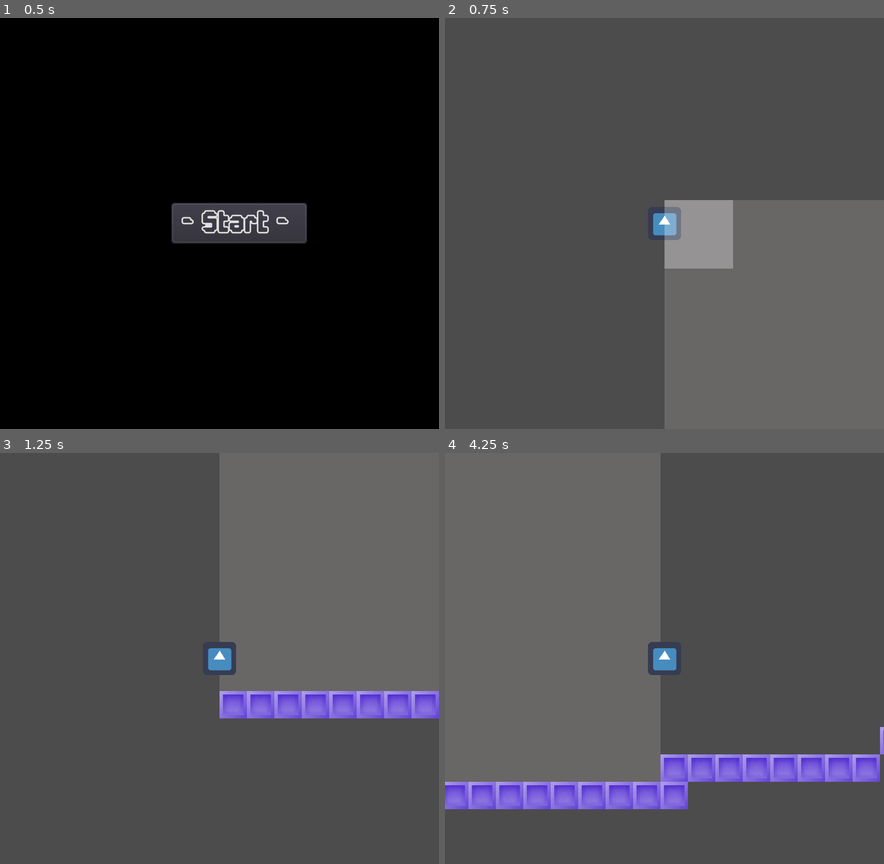
Above: before the commit, frames 1-4 (two rows, left to right).
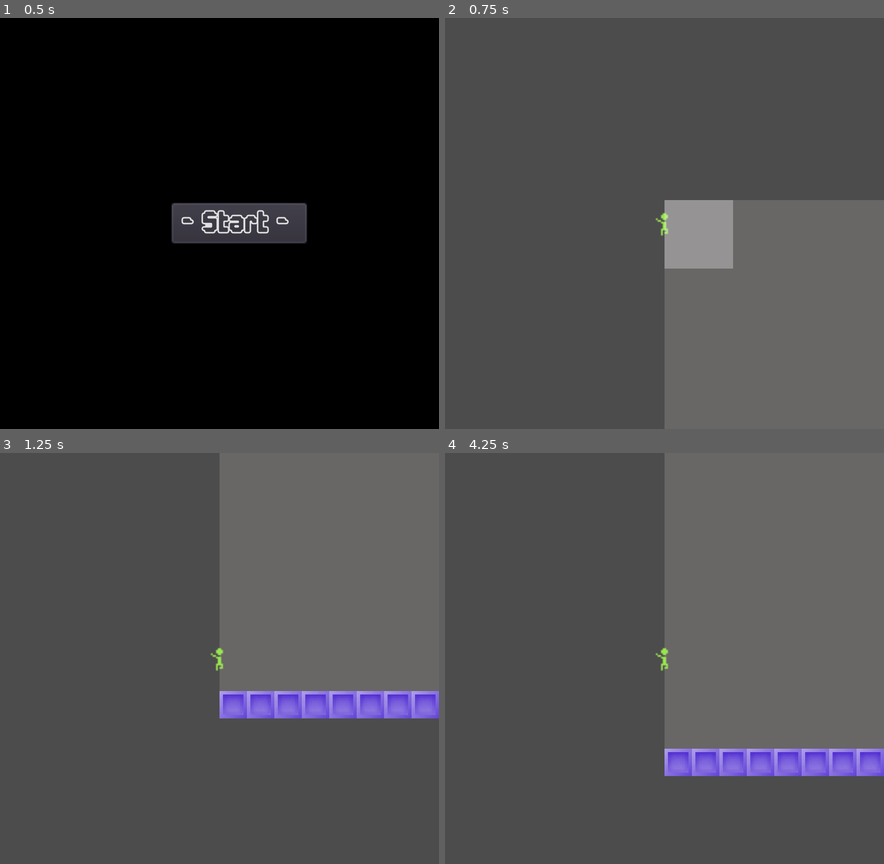
Above: after the commit, the same moments.

Repository: RobTheGnat/godot_wild_jam_40
Game: Godot game, scene res://Scenes/MainGame.tscn
Two runs of this game, one before a commit and one after it. Both use one fixed random seed, a clock stepped at 60 frames per second and the inputs below. The engine's default icon, where the game draws it, is replaced by a stand-in: a white triangle on a blue panel in a dark square.
Inputs:
- Up to frame 1 (0.5 s): no input
- Up to frame 2 (0.75 s): click "- Start -" at 0.5 s
- Up to frame 3 (1.25 s): no input
- Up to frame 4 (4.25 s): hold Right (ui_right) 1.28-2.78 s; tap Up (ui_up) at 1.35, 1.52, 1.82, 2.1, 2.27, 2.57, 2.85, 3.6, 3.77, 4.07 s; hold Left (ui_left) 2.78-3.53 s; hold Right (ui_right) from 3.53 s (still down)

Frame 1 is identical in both runs. In frame 2, 0.4% of the frame differs, in the area x 47-54%, y 45-55%; in frame 3, 0.4%; in frame 4, 82%, in the area x 0-100%, y 0-87%.

Commit message:
added state machine

Diff:
--- a/Scenes/Hero/Hero.gd
+++ b/Scenes/Hero/Hero.gd
@@ -6,30 +6,47 @@
 const JUMP_SPEED = 350
 
 var state
-
+var state_factory : HeroFactory
 
 var velocity = Vector2()
 
-onready var gravity = ProjectSettings.get_setting("physics/2d/default_gravity")
+func _ready():
+	state_factory = HeroFactory.new()
+	change_state("fall")
+#onready var gravity = ProjectSettings.get_setting("physics/2d/default_gravity")
 
-func _physics_process(delta):
+func _physics_process(_delta):
 	# Horizontal movement code. First, get the player's input.
-	var walk = WALK_FORCE * (Input.get_action_strength("ui_right") - Input.get_action_strength("ui_left"))
+	#var walk = WALK_FORCE * (Input.get_action_strength("ui_right") - Input.get_action_strength("ui_left"))
 	# Slow down the player if they're not trying to move.
-	if abs(walk) < WALK_FORCE * 0.2:
+	#if abs(walk) < WALK_FORCE * 0.2:
 		# The velocity, slowed down a bit, and then reassigned.
-		velocity.x = move_toward(velocity.x, 0, STOP_FORCE * delta)
-	else:
-		velocity.x += walk * delta
+	#	velocity.x = move_toward(velocity.x, 0, STOP_FORCE * delta)
+	#else:
+	#	velocity.x += walk * delta
 	# Clamp to the maximum horizontal movement speed.
-	velocity.x = clamp(velocity.x, -WALK_MAX_SPEED, WALK_MAX_SPEED)
+	#velocity.x = clamp(velocity.x, -WALK_MAX_SPEED, WALK_MAX_SPEED)
 
 	# Vertical movement code. Apply gravity.
-	velocity.y += gravity * delta
+	#velocity.y += gravity * delta
 
 	# Move based on the velocity and snap to the ground.
-	velocity = move_and_slide_with_snap(velocity, Vector2.DOWN, Vector2.UP)
+	#velocity = move_and_slide_with_snap(velocity, Vector2.DOWN, Vector2.UP)
 
 	# Check for jumping. is_on_floor() must be called after movement code.
+	print(is_on_floor())
 	if is_on_floor() and Input.is_action_just_pressed("ui_up"):
-		velocity.y = -JUMP_SPEED
+		state.move_up()
+
+func change_state(new_state_name):
+	if state != null:
+		state.queue_free()
+	print(new_state_name)
+	state = state_factory.get_state(new_state_name).new()
+	state.setup(funcref(self, "change_state"), $AnimationPlayer, self)
+	#state.name = new_state_name
+	$Walk.set_visible(new_state_name == "walk")
+	$Fall.set_visible(new_state_name == "fall")
+	$Jump.set_visible(new_state_name == "jump")
+	$Idle.set_visible(new_state_name == "idle")
+	add_child(state)
--- a/Scenes/Hero/Hero.tscn
+++ b/Scenes/Hero/Hero.tscn
@@ -1,20 +1,108 @@
-[gd_scene load_steps=4 format=2]
+[gd_scene load_steps=11 format=2]
 
-[ext_resource path="res://icon.png" type="Texture" id=1]
+[ext_resource path="res://Assets/Mock/StickFigure-Sheet.png" type="Texture" id=1]
 [ext_resource path="res://Scenes/Hero/Hero.gd" type="Script" id=2]
+[ext_resource path="res://Assets/Mock/StickFigure-walk.png" type="Texture" id=3]
+[ext_resource path="res://Assets/Mock/StickFigure-fall.png" type="Texture" id=4]
+[ext_resource path="res://Assets/Mock/StickFigure-jump.png" type="Texture" id=5]
 
 [sub_resource type="RectangleShape2D" id=1]
-extents = Vector2( 9, 9 )
+extents = Vector2( 9, 8.5 )
+
+[sub_resource type="Animation" id=3]
+length = 0.001
+tracks/0/type = "value"
+tracks/0/path = NodePath("Walk:frame")
+tracks/0/interp = 1
+tracks/0/loop_wrap = true
+tracks/0/imported = false
+tracks/0/enabled = true
+tracks/0/keys = {
+"times": PoolRealArray( 0 ),
+"transitions": PoolRealArray( 1 ),
+"update": 0,
+"values": [ 0 ]
+}
+
+[sub_resource type="Animation" id=2]
+resource_name = "idle"
+tracks/0/type = "value"
+tracks/0/path = NodePath("Idle:frame")
+tracks/0/interp = 1
+tracks/0/loop_wrap = true
+tracks/0/imported = false
+tracks/0/enabled = true
+tracks/0/keys = {
+"times": PoolRealArray( 0, 0.3, 0.6, 1 ),
+"transitions": PoolRealArray( 1, 1, 1, 1 ),
+"update": 1,
+"values": [ 0, 1, 2, 0 ]
+}
+
+[sub_resource type="Animation" id=5]
+resource_name = "jump"
+length = 0.5
+tracks/0/type = "value"
+tracks/0/path = NodePath("Jump:frame")
+tracks/0/interp = 1
+tracks/0/loop_wrap = true
+tracks/0/imported = false
+tracks/0/enabled = true
+tracks/0/keys = {
+"times": PoolRealArray( 0, 0.3, 0.4 ),
+"transitions": PoolRealArray( 1, 1, 1 ),
+"update": 1,
+"values": [ 0, 1, 2 ]
+}
+
+[sub_resource type="Animation" id=4]
+resource_name = "walk"
+length = 0.2
+tracks/0/type = "value"
+tracks/0/path = NodePath("Walk:frame")
+tracks/0/interp = 1
+tracks/0/loop_wrap = true
+tracks/0/imported = false
+tracks/0/enabled = true
+tracks/0/keys = {
+"times": PoolRealArray( 0, 0.1, 0.2 ),
+"transitions": PoolRealArray( 1, 1, 1 ),
+"update": 1,
+"values": [ 0, 1, 0 ]
+}
 
 [node name="Hero" type="KinematicBody2D"]
 script = ExtResource( 2 )
 
-[node name="Sprite" type="Sprite" parent="."]
-scale = Vector2( 0.3, 0.3 )
+[node name="Idle" type="Sprite" parent="."]
 texture = ExtResource( 1 )
+hframes = 3
 
 [node name="CollisionShape2D" type="CollisionShape2D" parent="."]
+position = Vector2( 0, -0.5 )
 shape = SubResource( 1 )
 
 [node name="Camera" type="Camera2D" parent="."]
 current = true
+
+[node name="AnimationPlayer" type="AnimationPlayer" parent="."]
+autoplay = "walk"
+anims/RESET = SubResource( 3 )
+anims/idle = SubResource( 2 )
+anims/jump = SubResource( 5 )
+anims/walk = SubResource( 4 )
+
+[node name="Walk" type="Sprite" parent="."]
+visible = false
+texture = ExtResource( 3 )
+hframes = 2
+
+[node name="Fall" type="Sprite" parent="."]
+visible = false
+texture = ExtResource( 4 )
+
+[node name="Jump" type="Sprite" parent="."]
+visible = false
+texture = ExtResource( 5 )
+hframes = 4
+frame = 2
--- a/Scenes/Hero/State/Hero_Factory.gd
+++ b/Scenes/Hero/State/Hero_Factory.gd
@@ -5,11 +5,12 @@
 func _init():
 	states = {
 		"idle": HeroIdleState,
-		"walk": TowerAttackState,
-		"jump": TowerGroundAttackState
+		"walk": HeroWalkState,
+		"jump": HeroJumpState,
+		"fall": HeroFallState
 }
 
-func get_state(state_name) -> HeroState :
+func get_state(state_name) :
 	if states.has(state_name):
 		return states.get(state_name)
 	else:
--- /dev/null
+++ b/Scenes/Hero/State/Hero_Fall.gd
@@ -0,0 +1,11 @@
+extends HeroState
+
+class_name HeroFallState
+
+
+func _physics_process(delta):
+	#print("fall")
+	persistent_state.velocity.y += gravity * delta
+	print (persistent_state.is_on_floor())
+	if persistent_state.is_on_floor():
+		change_state.call_func("idle")
--- a/Scenes/Hero/State/Hero_Idle.gd
+++ b/Scenes/Hero/State/Hero_Idle.gd
@@ -3,4 +3,31 @@
 class_name HeroIdleState
 
 func _ready():
+	if animation_player != null:
+		animation_player.play("idle")
+
+func _physics_process(_delta):
+	#persistent_state.velocity = move_and_slide_with_snap(persistent_state.velocity, Vector2.DOWN, Vector2.UP)
+	#print(is_on_floor())
+	#if not is_on_floor():
+	#	change_state.call_func("fall")
 	pass
+
+
+func _flip_direction():
+	animation_player.flip_h = not animation_player.flip_h
+
+func move_left():
+	if animation_player.flip_h:
+		change_state.call_func("walk")
+	else:
+		_flip_direction()
+
+func move_right():
+	if not animation_player.flip_h:
+		change_state.call_func("walk")
+	else:
+		_flip_direction()
+
+func move_up():
+	change_state.call_func("jump")
--- /dev/null
+++ b/Scenes/Hero/State/Hero_Jump.gd
@@ -0,0 +1,27 @@
+extends "res://Scenes/Hero/State/Hero_State.gd"
+
+class_name HeroJumpState
+
+const JUMP_SPEED = 350
+
+
+func _ready():
+	if animation_player != null:
+		animation_player.play("jump")
+
+
+var velocity = Vector2()
+
+
+
+func _physics_process(delta):
+	# Vertical movement code. Apply gravity.
+	persistent_state.velocity.y += gravity * delta
+	if (persistent_state.velocity.y <= 0):
+		change_state.call_func("fall")
+
+	# Move based on the velocity and snap to the ground.
+	#velocity = move_and_slide_with_snap(velocity, Vector2.DOWN, Vector2.UP)
+
+func move_up():
+	persistent_state.velocity.y = -JUMP_SPEED
--- a/Scenes/Hero/State/Hero_State.gd
+++ b/Scenes/Hero/State/Hero_State.gd
@@ -1,8 +1,31 @@
-extends Node2D
+extends KinematicBody2D
 
 class_name HeroState
+
+var change_state
+var animation_player
+var persistent_state
+
+onready var gravity = ProjectSettings.get_setting("physics/2d/default_gravity")
+
+func _physics_process(_delta):
+	print("state")
+	persistent_state.velocity = persistent_state.move_and_slide(persistent_state.velocity, Vector2.UP)
+
 
 func setup(pass_change_state, pass_animation_player, pass_persistent_state):
 	self.change_state = pass_change_state
 	self.animation_player = pass_animation_player
 	self.persistent_state = pass_persistent_state
+
+func stop_animation():
+	animation_player.stop()
+
+func move_left():
+	pass
+
+func move_right():
+	pass
+
+func move_up():
+	pass
--- /dev/null
+++ b/Scenes/Hero/State/Hero_Walk.gd
@@ -0,0 +1,38 @@
+extends "res://Scenes/Hero/State/Hero_State.gd"
+
+class_name HeroWalkState
+
+var friction : int = .03
+const min_move_speed = 0.005
+const WALK_FORCE = 600
+const WALK_MAX_SPEED = 200
+
+
+func _ready():
+	$Walk.set_visible(true)
+	$Fall.set_visible(false)
+	$Jump.set_visible(false)
+	$Idle.set_visible(false)
+	if animation_player != null:
+		animation_player.play("walk")
+
+func _physics_process(_delta):
+	if abs(persistent_state.velocity.x) < min_move_speed:
+		 change_state.call_func("idle")
+	persistent_state.velocity.x *= friction
+	# Clamp to the maximum horizontal movement speed.
+	#velocity.x = clamp(velocity.x, -WALK_MAX_SPEED, WALK_MAX_SPEED)
+
+func move_left():
+	if $Walk.flip_h:
+		persistent_state.velocity += WALK_FORCE
+		persistent_state.velocity.x = clamp(persistent_state.velocity.x, -WALK_MAX_SPEED, WALK_MAX_SPEED)
+	else:
+		change_state.call_func("idle")
+
+func move_right():
+	if not $Walk.flip_h:
+		persistent_state.velocity += WALK_FORCE
+		persistent_state.velocity.x = clamp(persistent_state.velocity.x, -WALK_MAX_SPEED, WALK_MAX_SPEED)
+	else:
+		change_state.call_func("idle")
--- a/Scenes/MainGame.tscn
+++ b/Scenes/MainGame.tscn
@@ -30,8 +30,7 @@
 }
 
 [node name="VBoxContainer" type="VBoxContainer" parent="ColorRect/HBoxContainer"]
-margin_left = 9.0
-margin_right = 31.0
+margin_right = 79.0
 margin_bottom = 240.0
 theme = ExtResource( 1 )
 alignment = 1
@@ -40,9 +39,9 @@
 }
 
 [node name="StartGame" type="Button" parent="ColorRect/HBoxContainer/VBoxContainer"]
-margin_top = 116.0
-margin_right = 22.0
-margin_bottom = 124.0
+margin_top = 107.0
+margin_right = 79.0
+margin_bottom = 132.0
 text = "- Start - "
 
 [connection signal="pressed" from="ColorRect/HBoxContainer/VBoxContainer/StartGame" to="." method="_on_StartGame_pressed"]
--- a/Scenes/Objective/Objective.gd
+++ b/Scenes/Objective/Objective.gd
@@ -2,5 +2,5 @@
 
 signal objective_reacted
 
-func _on_Node2D_body_entered(body):
+func _on_Node2D_body_entered(_body):
 	emit_signal("objective_reacted")
--- a/project.godot
+++ b/project.godot
@@ -15,19 +15,37 @@
 "path": "res://Scenes/Hero/State/Hero_Factory.gd"
 }, {
 "base": "HeroState",
+"class": "HeroFallState",
+"language": "GDScript",
+"path": "res://Scenes/Hero/State/Hero_Fall.gd"
+}, {
+"base": "HeroState",
 "class": "HeroIdleState",
 "language": "GDScript",
 "path": "res://Scenes/Hero/State/Hero_Idle.gd"
 }, {
-"base": "Node2D",
+"base": "KinematicBody2D",
+"class": "HeroJumpState",
+"language": "GDScript",
+"path": "res://Scenes/Hero/State/Hero_Jump.gd"
+}, {
+"base": "KinematicBody2D",
 "class": "HeroState",
 "language": "GDScript",
 "path": "res://Scenes/Hero/State/Hero_State.gd"
+}, {
+"base": "KinematicBody2D",
+"class": "HeroWalkState",
+"language": "GDScript",
+"path": "res://Scenes/Hero/State/Hero_Walk.gd"
 } ]
 _global_script_class_icons={
 "HeroFactory": "",
+"HeroFallState": "",
 "HeroIdleState": "",
-"HeroState": ""
+"HeroJumpState": "",
+"HeroState": "",
+"HeroWalkState": ""
 }
 
 [application]
Binary file added: Assets/Mock/StickFigure-Sheet.png
Not shown, added: Assets/Mock/StickFigure-Sheet.png.import
Binary file added: Assets/Mock/StickFigure-fall.png
Not shown, added: Assets/Mock/StickFigure-fall.png.import
Binary file added: Assets/Mock/StickFigure-jump.png
Not shown, added: Assets/Mock/StickFigure-jump.png.import
Binary file added: Assets/Mock/StickFigure-walk.png
Not shown, added: Assets/Mock/StickFigure-walk.png.import
Not shown, added: Assets/Mock/jump.wav.import
Binary file added: Scenes/Hero/State/StickFigure-walk.png
Not shown, added: Scenes/Hero/State/StickFigure-walk.png.import
Not shown, changed: .DS_Store
(and 7 more such lines)
